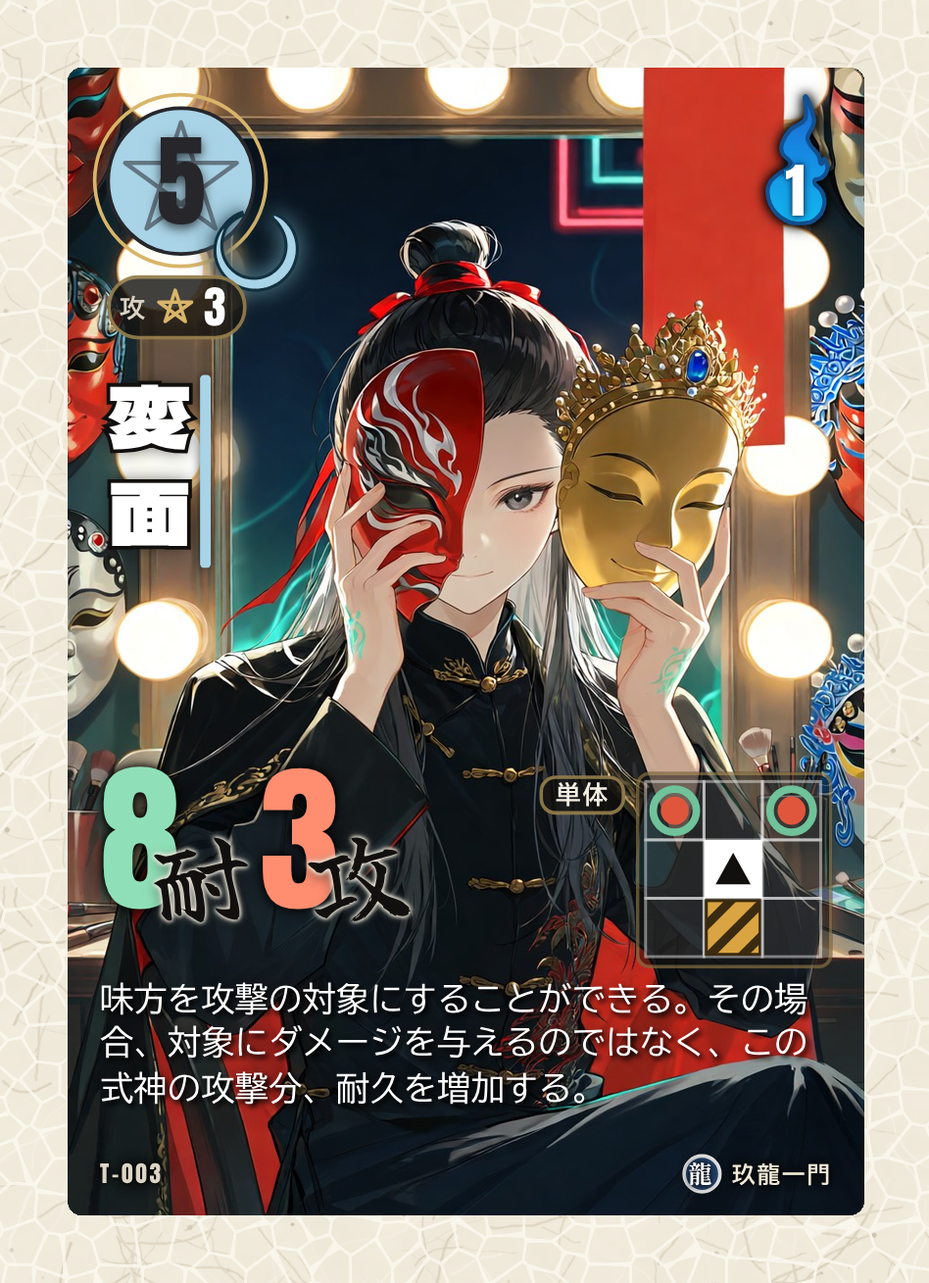
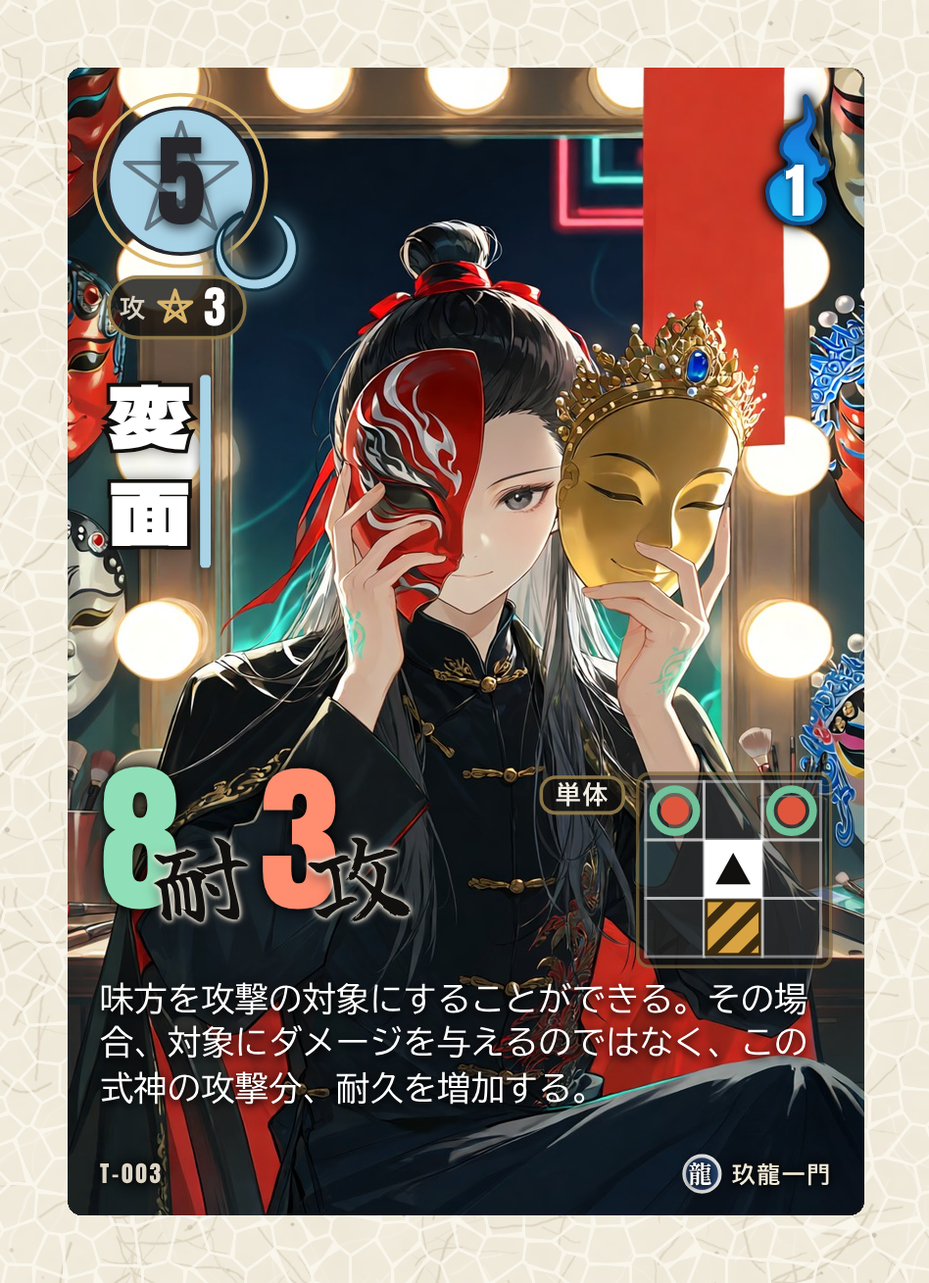
Layer changes from the first 929x1283 image to the second:
removed layer "11_効果文_白文字と影_1106" over left=96, top=973, right=814, bottom=1116
added layer "11c_効果文_白文字(影なし)" above "11b_効果文の影_内側(0 1px 2px 黒90%)" over left=99, top=981, right=808, bottom=1105
added layer "11b_効果文の影_内側(0 1px 2px 黒90%)" (90%) above "11a_効果文の影_外側(0 0 4px 黒60%)" over left=96, top=976, right=814, bottom=1116
added layer "11a_効果文の影_外側(0 0 4px 黒60%)" (60%) above "10_間合" over left=96, top=973, right=814, bottom=1116
unmasked "01_フチ" over left=96, top=973, right=814, bottom=1116
unmasked "絵" over left=96, top=973, right=814, bottom=1116
